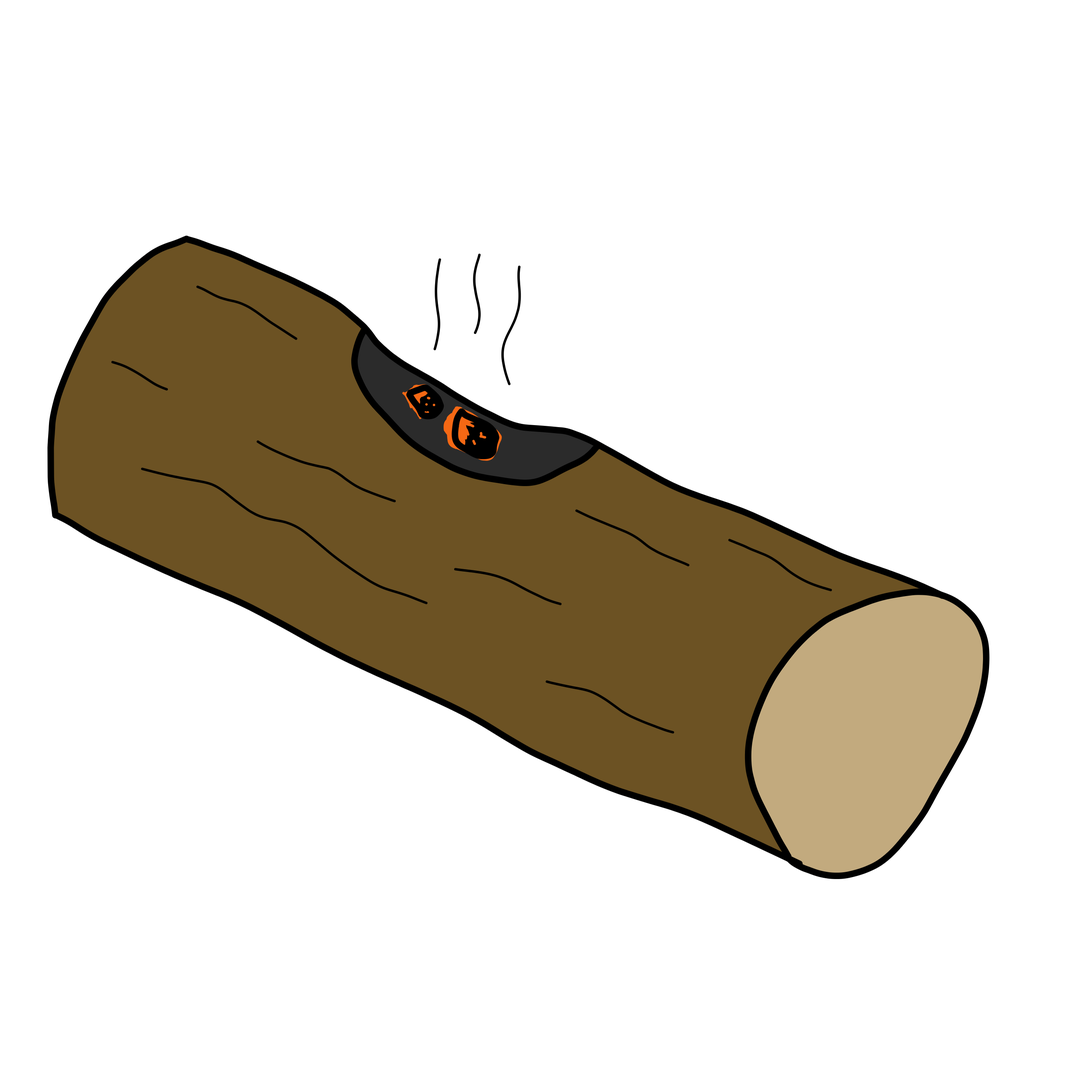
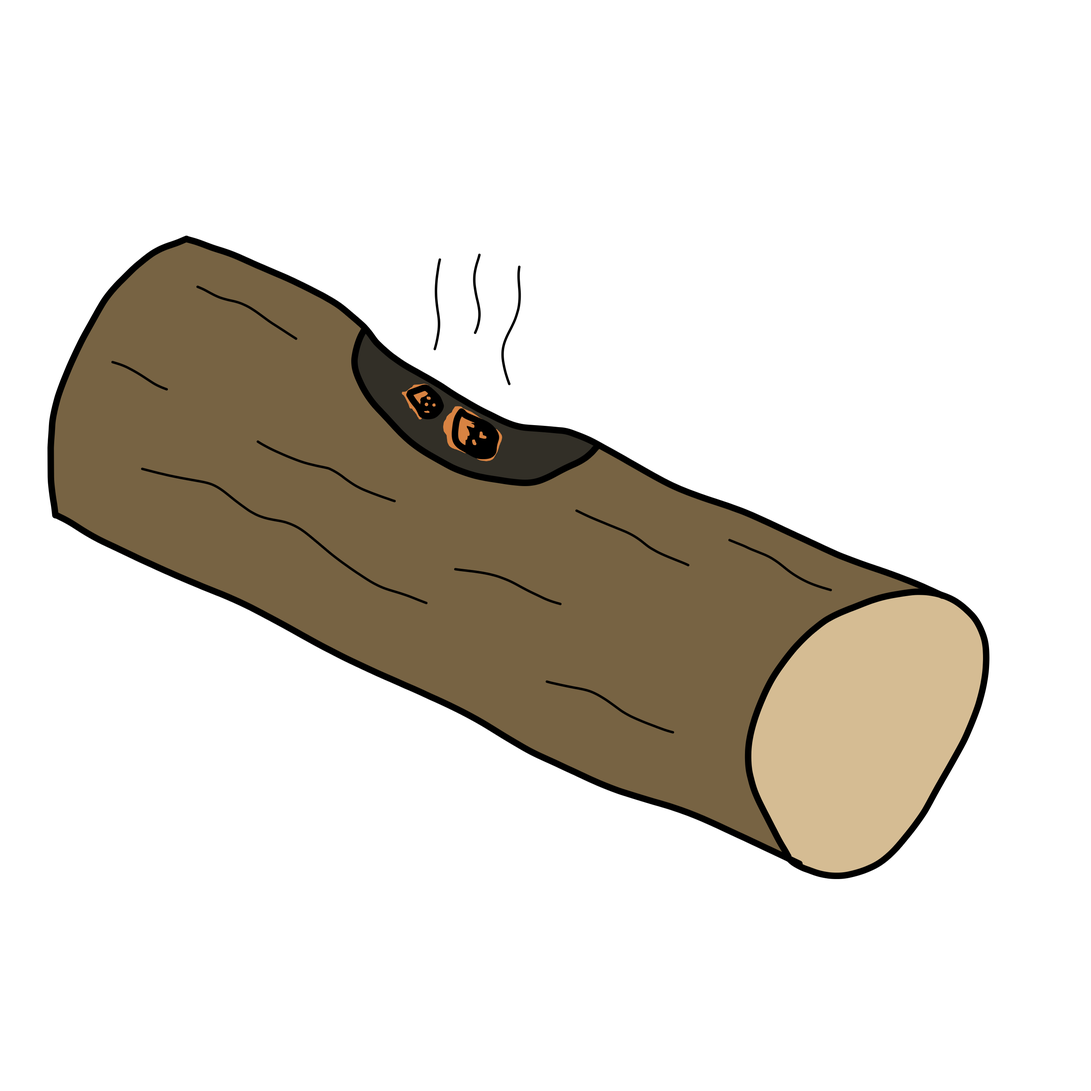
The second 1091px x 1091px image is a revision of the first. Changes to its layers:
painted on "Details" over [97, 252, 844, 741]
painted on "Line art" over [53, 242, 984, 874]
painted on "Color" over [53, 242, 984, 874]
painted on "Background" over [53, 242, 984, 874]
